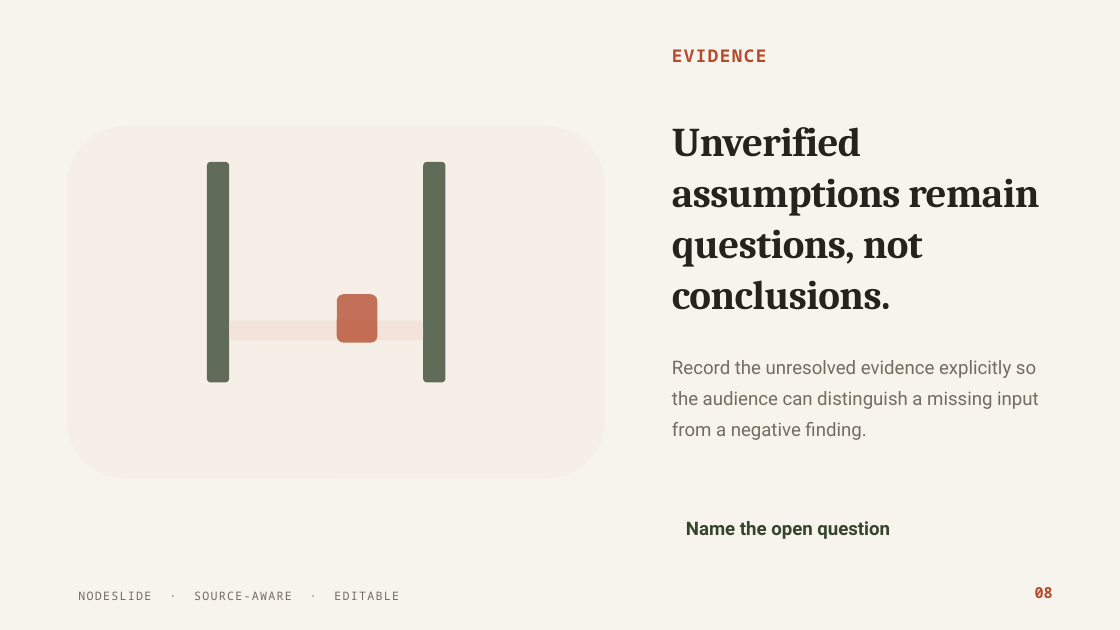
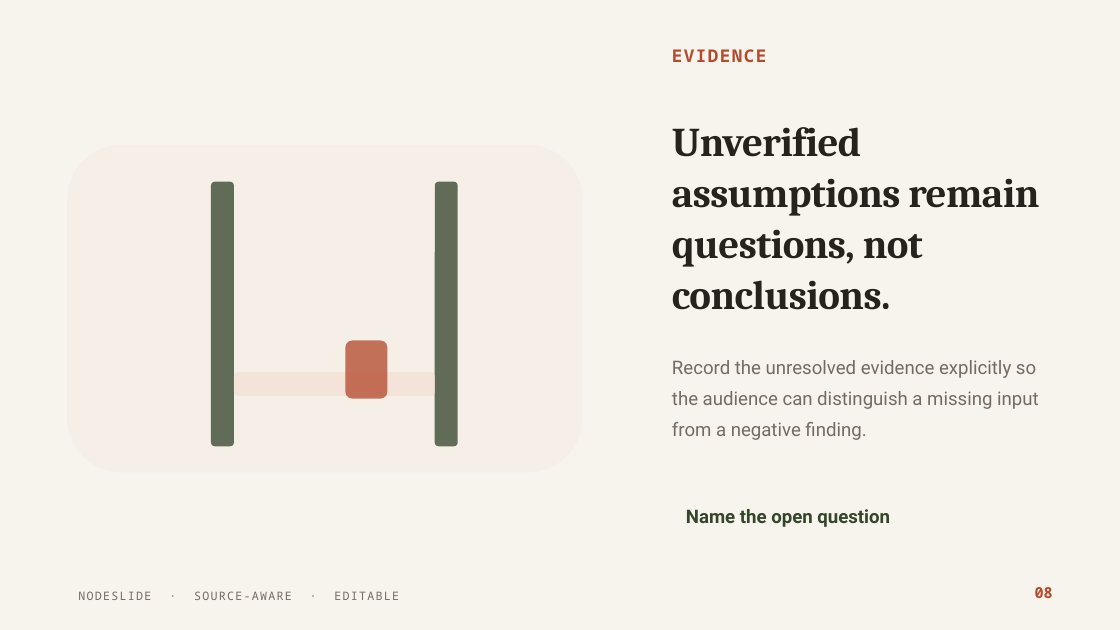
Before and after one commit to HomenShum/NodeSlide, a slide deck: slide 8 of evidence/scene-continuity-v2/generated/risk-committee-scene-continuity.pptx. Drawn at 1120x630 pixels with LibreOffice and Linux fonts; fonts in the diff are those of the drawing. Boxes give left, top, right and bottom in pixels: in the first picture for what was removed or moved away, otherwise in the second. Text is boxed around its words. In the diff, an @@ line names an element or a change of style, - is before the commit and + after.

```diff
--- a/evidence/scene-continuity-v2/generated/risk-committee-scene-continuity.pptx
+++ b/evidence/scene-continuity-v2/generated/risk-committee-scene-continuity.pptx
@@ rounded rectangle: place and size @@
-rounded rectangle at (67,126,605,479)
+rounded rectangle at (67,145,582,473)
@@ rounded rectangle: place and size @@
-rounded rectangle at (207,162,229,382)
+rounded rectangle at (211,181,234,446)
@@ rounded rectangle: place and size @@
-rounded rectangle at (423,162,445,382)
+rounded rectangle at (435,181,458,446)
@@ rounded rectangle: place and size @@
-rounded rectangle at (337,294,377,343)
+rounded rectangle at (345,340,387,398)
@@ rounded rectangle: place and size @@
-rounded rectangle at (229,321,423,341)
+rounded rectangle at (234,372,435,396)
@@ text "Name the open question": place and size @@
-text "Name the open question" at (686,521,890,539)
+text "Name the open question" at (686,509,890,527)
```
Also in this commit, not shown: 4 other slides changed, 8 other files.
